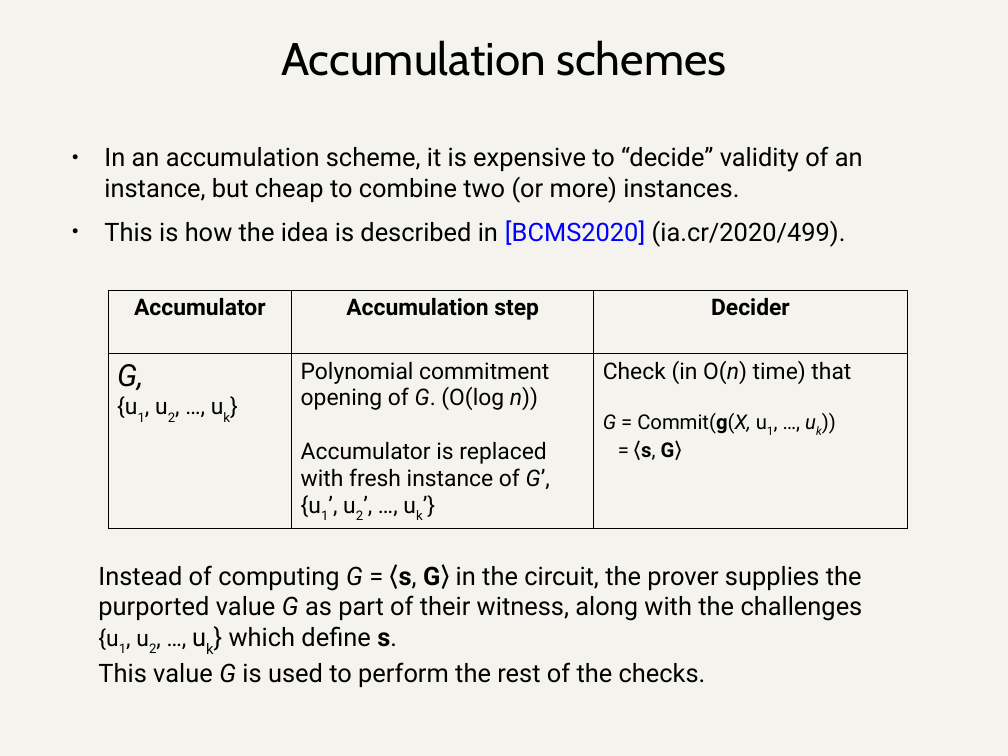
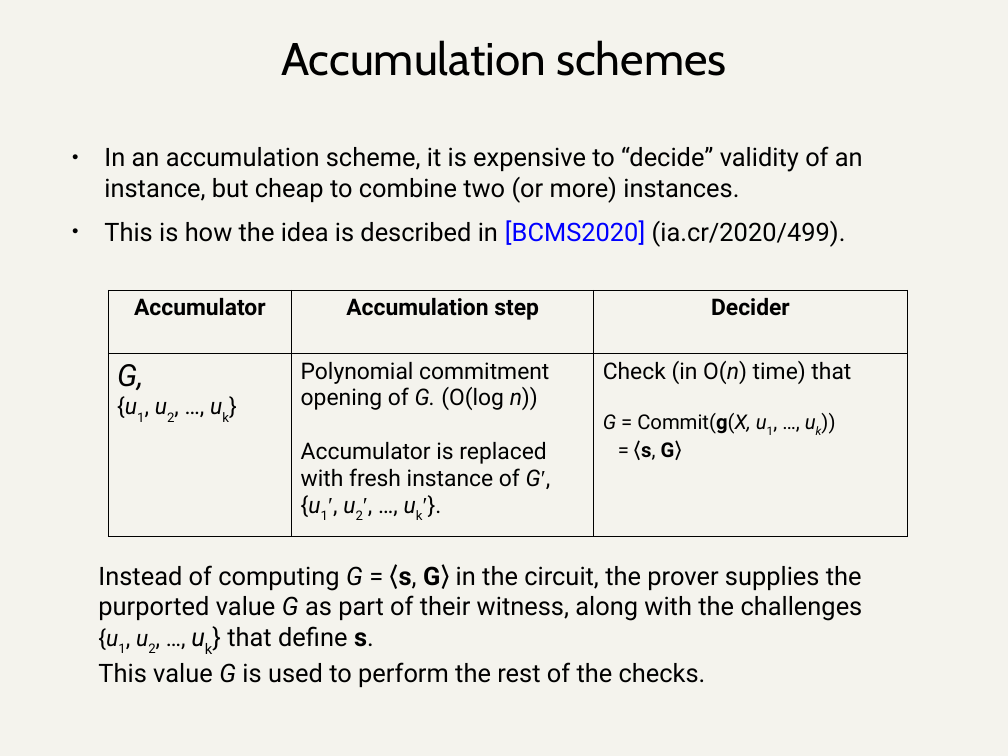
Before and after one commit to daira/halographs, a slide deck: slide 37 of deepdive.odp. Drawn at 1008x756 pixels with LibreOffice and Linux fonts; fonts in the diff are those of the drawing. Boxes give left, top, right and bottom in pixels: in the first picture for what was removed or moved away, otherwise in the second. Text is boxed around its words. In the diff, an @@ line names an element or a change of style, - is before the commit and + after.

```diff
--- a/deepdive.odp
+++ b/deepdive.odp
@@ table at (108,290,907,529) @@
-row 2, column 2: Polynomial commitment opening of G. (O(log n)) / Accumulator is replaced with fresh instance of G’, {u1’, u2’, …, uk’}
+row 2, column 2: Polynomial commitment opening of G. (O(log n)) / Accumulator is replaced with fresh instance of G′, {u1′, u2′, …, uk′}.
@@ italic on in "{u1, u2, uk}", "u1," @@
@@ text at (98,564,863,647): text changed @@
-Instead of computing G = ⟨s, G⟩ in the circuit, the prover supplies the purported value G as part of their witness, along with the challenges {u1, u2, …, uk} which define s.
+Instead of computing G = ⟨s, G⟩ in the circuit, the prover supplies the purported value G as part of their witness, along with the challenges {u1, u2, …, uk} that define s.
```
Also in this commit, not shown: 17 other slides changed, 1 other file.
